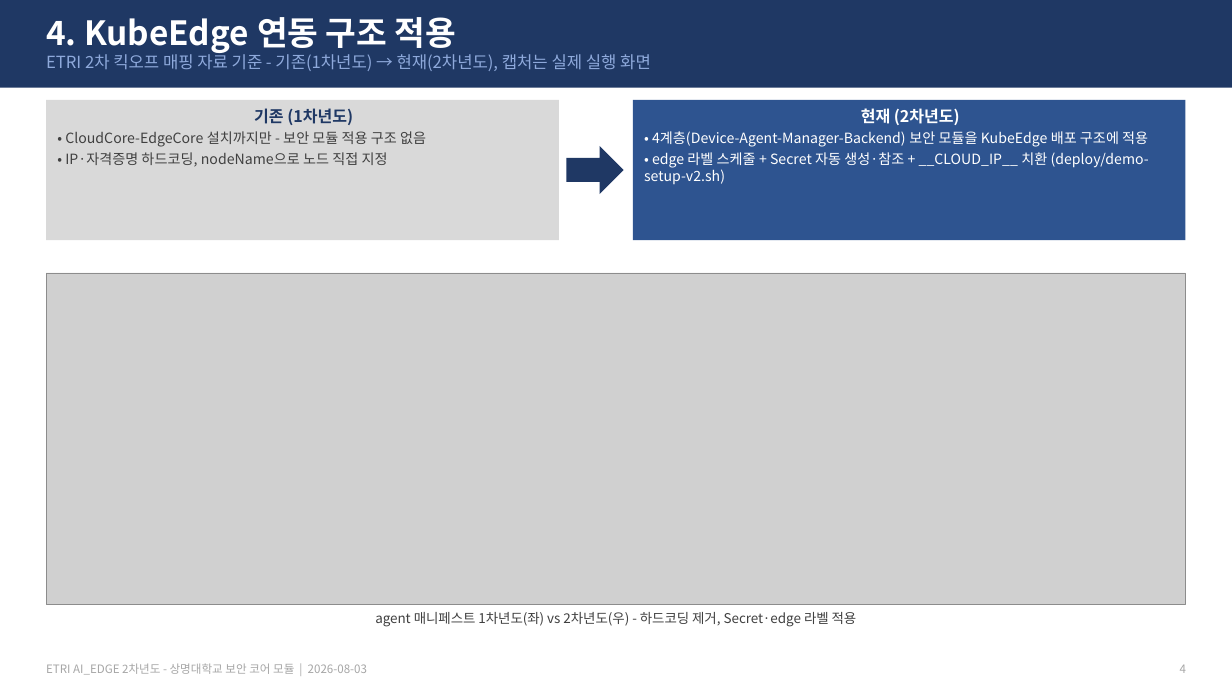
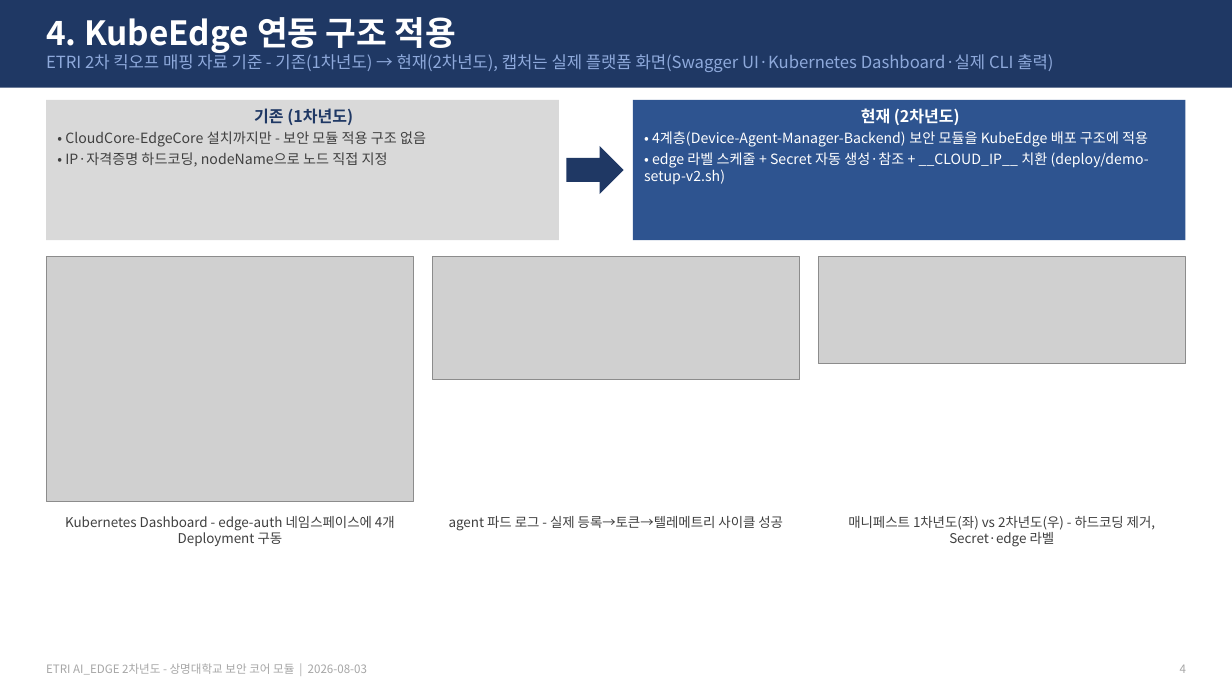
Before and after one commit to 55wind/kubeedge-edge-prototype, a slide deck: slide 4 of ppt/ETRI_2차년도_기존-현재_화면구성.pptx. Drawn at 1232x693 pixels with LibreOffice and Linux fonts; fonts in the diff are those of the drawing; grey boxes stand for pictures. Boxes give left, top, right and bottom in pixels: in the first picture for what was removed or moved away, otherwise in the second. Text is boxed around its words. In the diff, an @@ line names an element or a change of style, - is before the commit and + after.

```diff
--- a/ppt/ETRI_2차년도_기존-현재_화면구성.pptx
+++ b/ppt/ETRI_2차년도_기존-현재_화면구성.pptx
@@ text at [46, 51, 1053, 72]: text changed @@
-ETRI 2차 킥오프 매핑 자료 기준 - 기존(1차년도) → 현재(2차년도), 캡처는 실제 실행 화면
+ETRI 2차 킥오프 매핑 자료 기준 - 기존(1차년도) → 현재(2차년도), 캡처는 실제 플랫폼 화면(Swagger UI·Kubernetes Dashboard·실제 CLI 출력)
@@ picture added at [46, 257, 414, 502] @@
@@ picture added at [433, 257, 800, 380] @@
@@ picture: place and size @@
-picture at [46, 273, 1186, 604]
+picture at [818, 257, 1186, 364]
@@ text added at [65, 516, 395, 546], 10.5 pt, text #404040 @@
+Kubernetes Dashboard - edge-auth 네임스페이스에 4개 Deployment 구동
@@ text added at [449, 516, 783, 531], 10.5 pt, text #404040 @@
+agent 파드 로그 - 실제 등록→토큰→텔레메트리 사이클 성공
@@ text at [848, 516, 1156, 547]: text changed @@
-agent 매니페스트 1차년도(좌) vs 2차년도(우) - 하드코딩 제거, Secret·edge 라벨 적용
+매니페스트 1차년도(좌) vs 2차년도(우) - 하드코딩 제거, Secret·edge 라벨
```
Also in this commit, not shown: 6 other slides changed, 20 other files.
